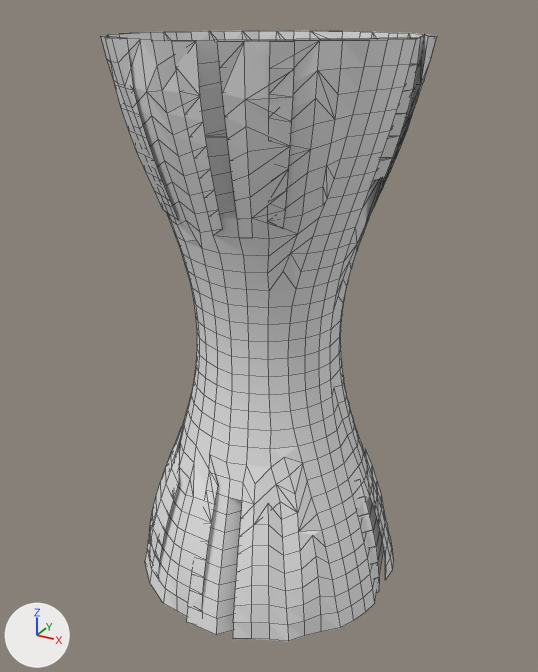
One commit to the OBJ model public/sample/dense-thin/dense_thin_cylinder_KnittingStitches.obj: the scene before it, then after it.
Both versions are drawn from a 50 mm lens placed at (48.5, -88.3, 83.0), pointed at (0.2, -0.4, 39.0). The lights are fixed; the arrows at lower left show +X, +Y and +Z. The picture after the commit comes second. Mesh edges are drawn as thin lines. Where no turn or scale is listed for an object, it has been applied to the vertices. Vertices at exactly the same position are counted once.

Script lines for the objects in view, before the commit:
```python
me_dense_thin_cylinder_knittingstitches = bpy.data.meshes.new('dense_thin_cylinder_KnittingStitches')
me_dense_thin_cylinder_knittingstitches.from_pydata(...)  # 1259 vertices, 1274 faces; spans x -20.4..20.3, y -20.6..20.6, z 0.0..80.0
ob_dense_thin_cylinder_knittingstitches = bpy.data.objects.new('dense_thin_cylinder_KnittingStitches', me_dense_thin_cylinder_knittingstitches)
ob_dense_thin_cylinder_knittingstitches.location = (0.0, 0.0, 0.0)
```
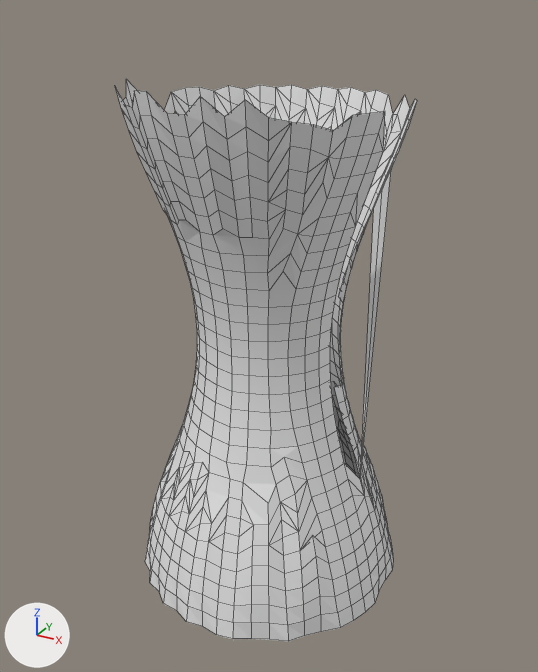
Pixel boxes [x1, y1, x2, y2] of what changed, in the pictures (538 x 672 px; the box of a moved part takes in the faces that stretch with it):
'dense_thin_cylinder_KnittingStitches', reshaped (10% narrower, 8% shorter): before [101, 30, 437, 642]; after [115, 79, 417, 642]
part 1 of me_dense_thin_cylinder_knittingstitches, cut back: before [101, 30, 437, 243]; after [298, 115, 353, 234]
part 2 of me_dense_thin_cylinder_knittingstitches, moved or reshaped: before [166, 402, 280, 537]; after [171, 416, 210, 497]
part 3 of me_dense_thin_cylinder_knittingstitches, deleted: before [177, 220, 206, 266]

Patch to the scene script:
```diff
--- a/public/sample/dense-thin/dense_thin_cylinder_KnittingStitches.obj.py
+++ b/public/sample/dense-thin/dense_thin_cylinder_KnittingStitches.obj.py
@@ me_dense_thin_cylinder_knittingstitches @@
 # used by ob_dense_thin_cylinder_knittingstitches; location = (0.0, 0.0, 0.0)
-me_dense_thin_cylinder_knittingstitches.from_pydata(...)  # 1259 vertices, 1274 faces; spans x -20.4..20.3, y -20.6..20.6, z 0.0..80.0
+me_dense_thin_cylinder_knittingstitches.from_pydata(...)  # 1115 vertices, 1153 faces; spans x -20.4..20.3, y -20.5..20.6, z 0.0..74.6
+# me_dense_thin_cylinder_knittingstitches part 1: 1 vertex moved from x 12.5, y -9.5, z 61.9 to x 13.0, y -10.8, z 64.9; 137 vertices removed from x -20.4..20.3, y -20.6..20.6, z 60.1..80.0; 2 vertices added at x 13.8..14.5, y -11.9..-11.4, z 67.9..70.8
+# me_dense_thin_cylinder_knittingstitches part 2: 18 vertices removed from x -14.8..8.2, y -15.5..15.2, z 18.7..22.5; 12 vertices added at x -14.3..0.8, y -14.1..14.7, z 20.7..24.5
+# me_dense_thin_cylinder_knittingstitches part 3: 2 vertices removed from x -12.9..-3.1, y -13.2..-3.2, z 55.7..56.4
+# other edits to the shape of me_dense_thin_cylinder_knittingstitches do not show in these pictures
```
